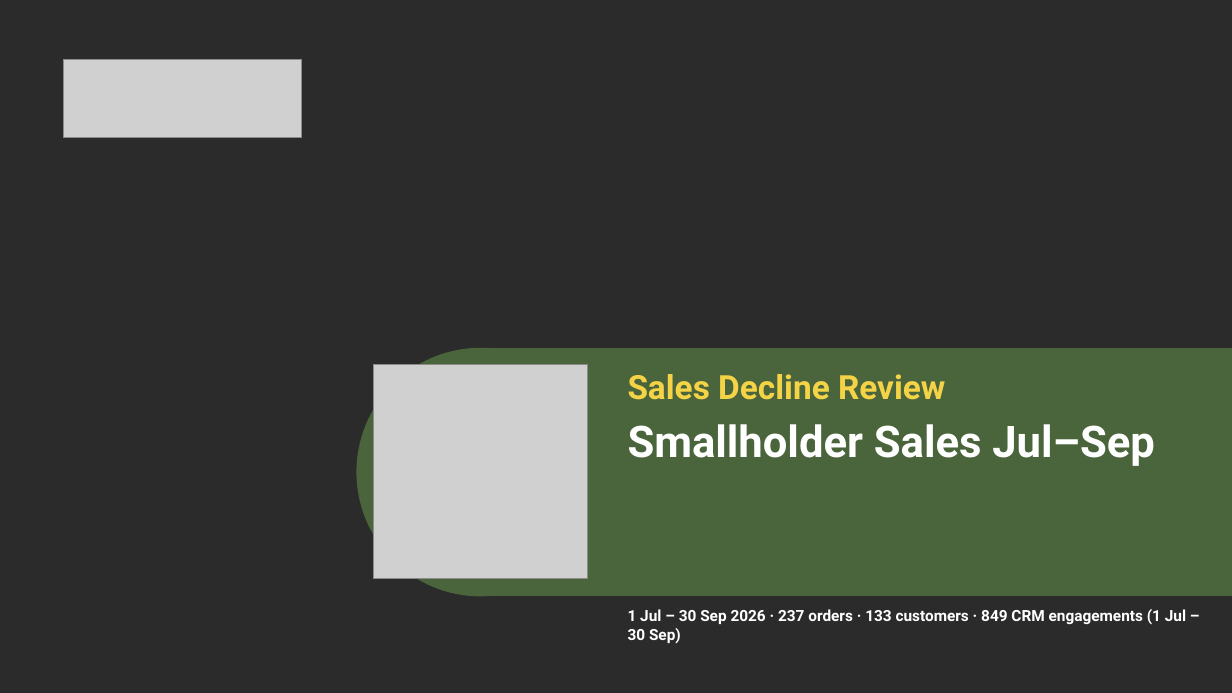
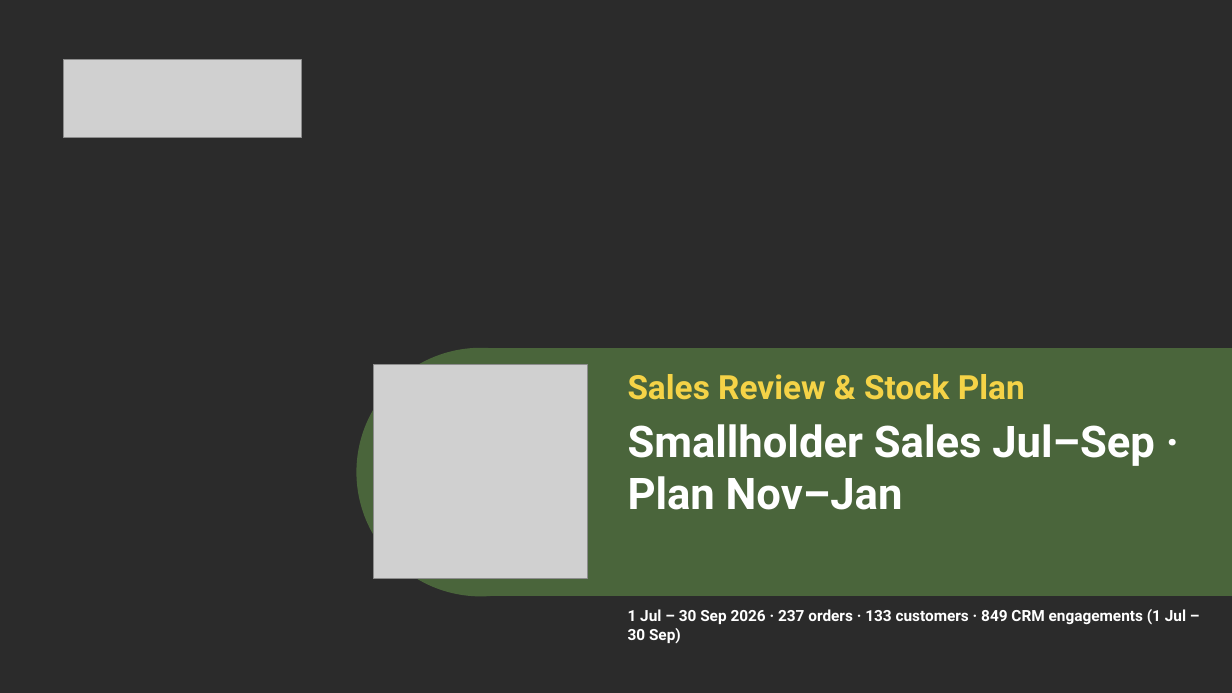
Before and after one commit to wahyu-sawitpro/analisa-claude, a slide deck: slide 1 of deck/output/Smallholder Forecast Nov 2026 - Jan 2027.pptx. Drawn at 1232x693 pixels with LibreOffice and Linux fonts; fonts in the diff are those of the drawing; grey boxes stand for pictures; background and template pictures are left out; a plain dark background stands for a picture behind light text. Boxes give left, top, right and bottom in pixels: in the first picture for what was removed or moved away, otherwise in the second. Text is boxed around its words. In the diff, an @@ line names an element or a change of style, - is before the commit and + after.

```diff
--- a/deck/output/Smallholder Forecast Nov 2026 - Jan 2027.pptx
+++ b/deck/output/Smallholder Forecast Nov 2026 - Jan 2027.pptx
@@ text at <box>628,374,1025,400</box>: text changed @@
-Sales Decline Review
+Sales Review & Stock Plan
@@ text at <box>628,424,1155,510</box>: text changed @@
-Smallholder Sales Jul–Sep
+Smallholder Sales Jul–Sep · Plan Nov–Jan
```
Also in this commit, not shown: 7 other files.
